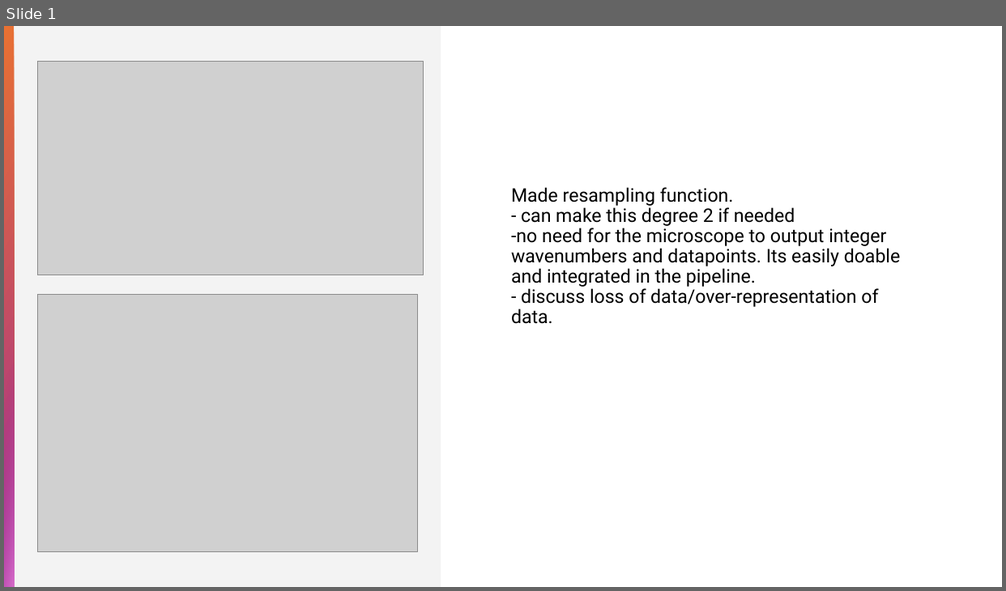
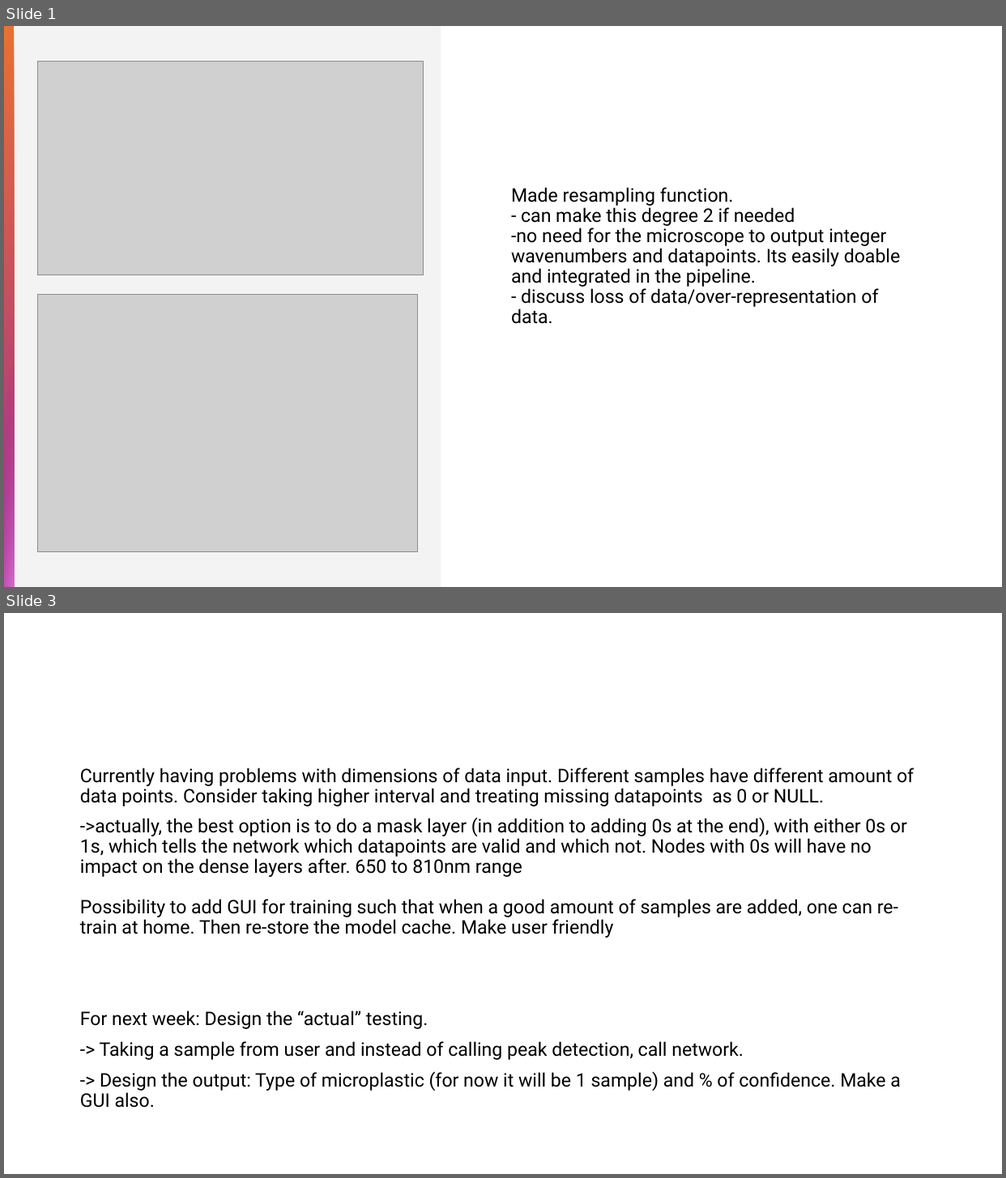
Before and after one commit to blichub/temp_raman_personal, a slide deck: raman_week8.pptx. Shown one above the other, each under a label of ours: slide 1 before the commit, slides 1 and 3 after it; the slides between them are not shown. The pictures are 1006x591 and 1006x1178 pixels, drawn with LibreOffice and Linux fonts; fonts in the diff are those of the drawing; grey boxes stand for pictures. Boxes give left, top, right and bottom in pixels: in the first picture for what was removed or moved away, otherwise in the second. Text is boxed around its words. In the diff, an @@ line names an element or a change of style, - is before the commit and + after.

```diff
--- a/raman_week8.pptx
+++ b/raman_week8.pptx
@@ slide 3 added at (4, 613, 1002, 1174), background #FFFFFF @@
@@ text added at (80, 768, 914, 1108), 18 pt, text #000000 @@
+Currently having problems with dimensions of data input. Different samples have different amount of data points. Consider taking higher interval and treating missing datapoints as 0 or NULL.
+->actually, the best option is to do a mask layer (in addition to adding 0s at the end), with either 0s or 1s, which tells the network which datapoints are valid and which not. Nodes with 0s will have no impact on the dense layers after. 650 to 810nm range
+Possibility to add GUI for training such that when a good amount of samples are added, one can re-train at home. Then re-store the model cache. Make user friendly
+For next week: Design the “actual” testing.
+-> Taking a sample from user and instead of calling peak detection, call network.
+-> Design the output: Type of microplastic (for now it will be 1 sample) and % of confidence. Make a GUI also.
```
Also in this commit, not shown: 2 slides changed, 1 other slide added, 10 other files.
